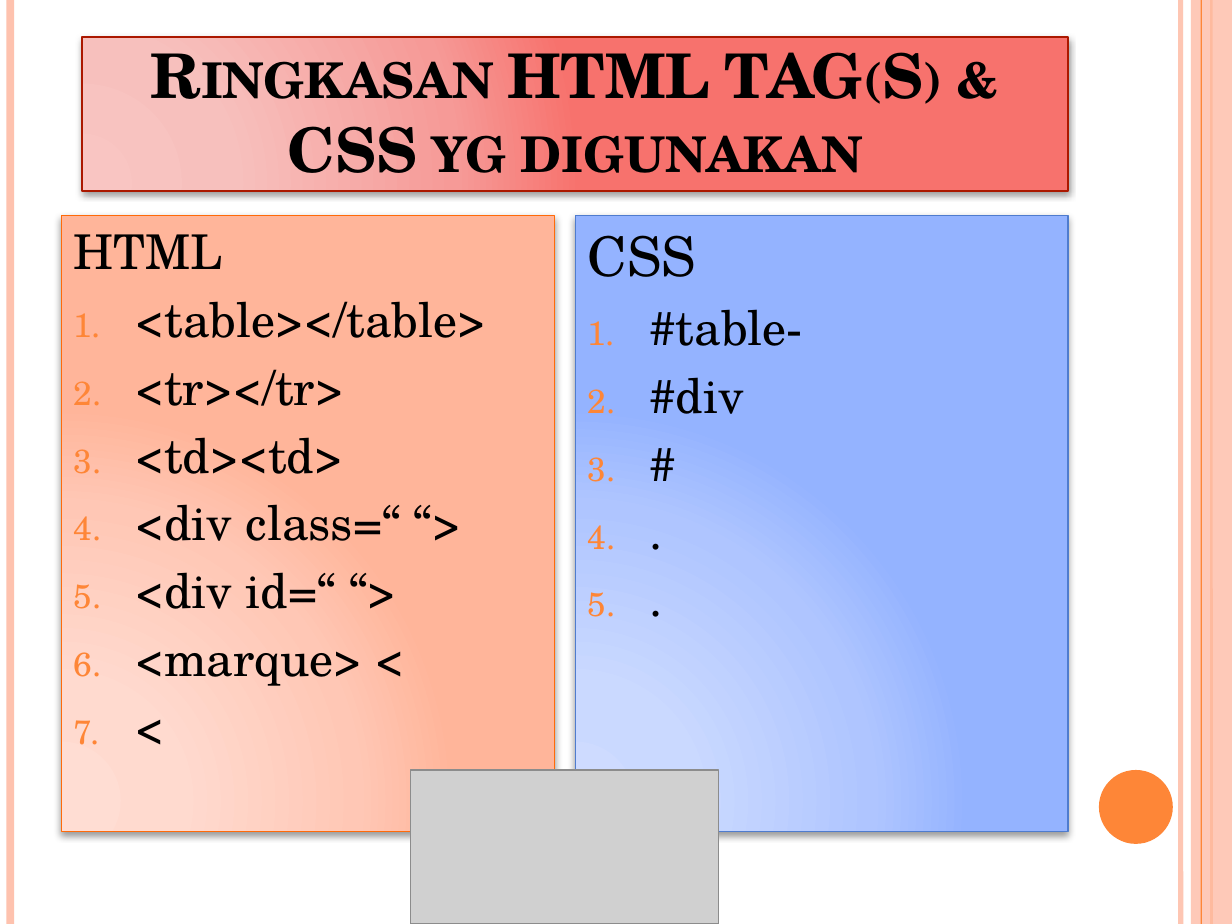
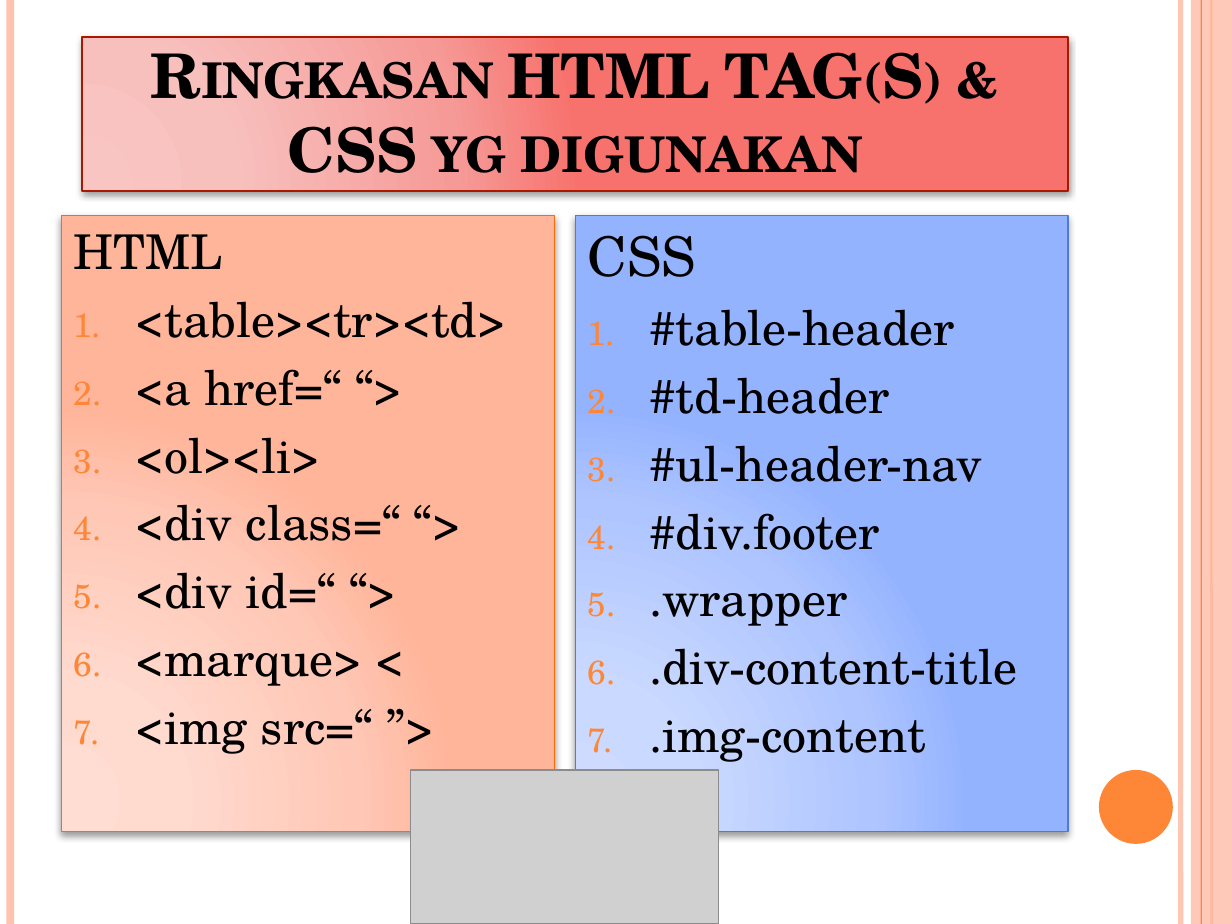
Before and after one commit to IOInspire/SGCodingMum, a slide deck: slide 4 of Lylyez/Armada Soundsystem.pptx. Drawn at 1232x924 pixels with LibreOffice and Linux fonts; fonts in the diff are those of the drawing; grey boxes stand for pictures. Boxes give left, top, right and bottom in pixels: in the first picture for what was removed or moved away, otherwise in the second. Text is boxed around its words. In the diff, an @@ line names an element or a change of style, - is before the commit and + after.

```diff
--- a/Lylyez/Armada Soundsystem.pptx
+++ b/Lylyez/Armada Soundsystem.pptx
@@ text at (135, 301, 506, 474): text changed @@
-1. <table></table>
-2. <tr></tr>
-3. <td><td>
+1. <table><tr><td>
+2. <a href=“ “>
+3. <ol><li>
@@ text at (649, 309, 1017, 762): text changed @@
-1. #table-
-2. #div
-3. #
-4. .
-5. .
+1. #table-header
+2. #td-header
+3. #ul-header-nav
+4. #div.footer
+5. .wrapper
+6. .div-content-title
+7. .img-content
@@ text at (135, 709, 373, 754): text changed @@
-7. <
+7. <img src=“ ”>
```
Also in this commit, not shown: 2 other slides changed, 9 other files.
